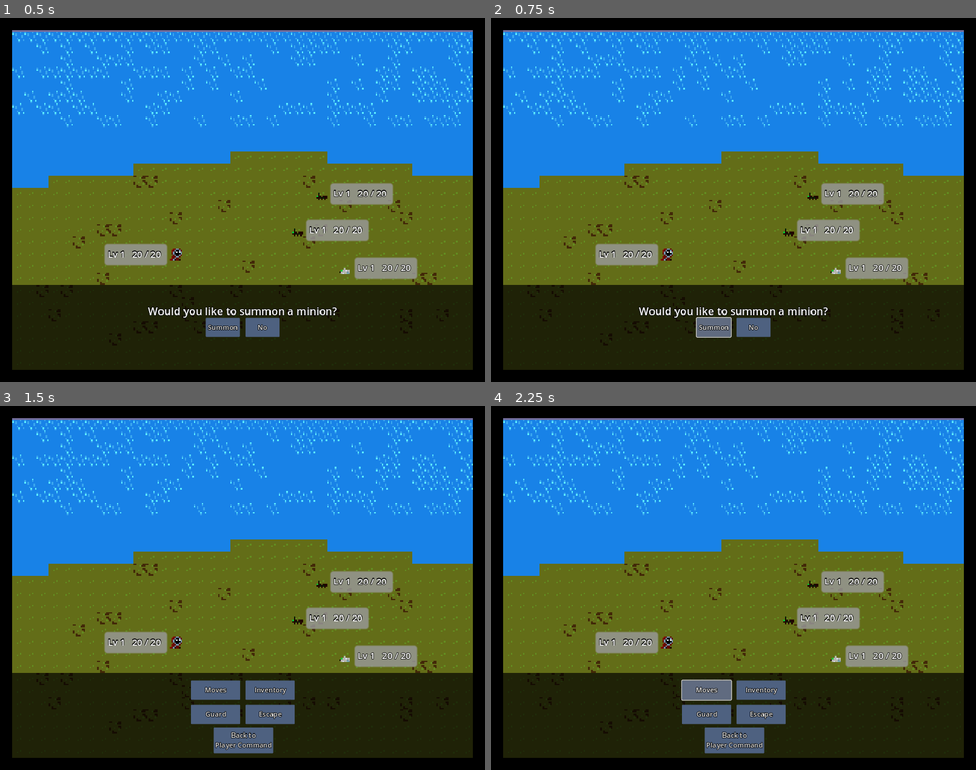
Above: before the commit, frames 1-4 (two rows, left to right).
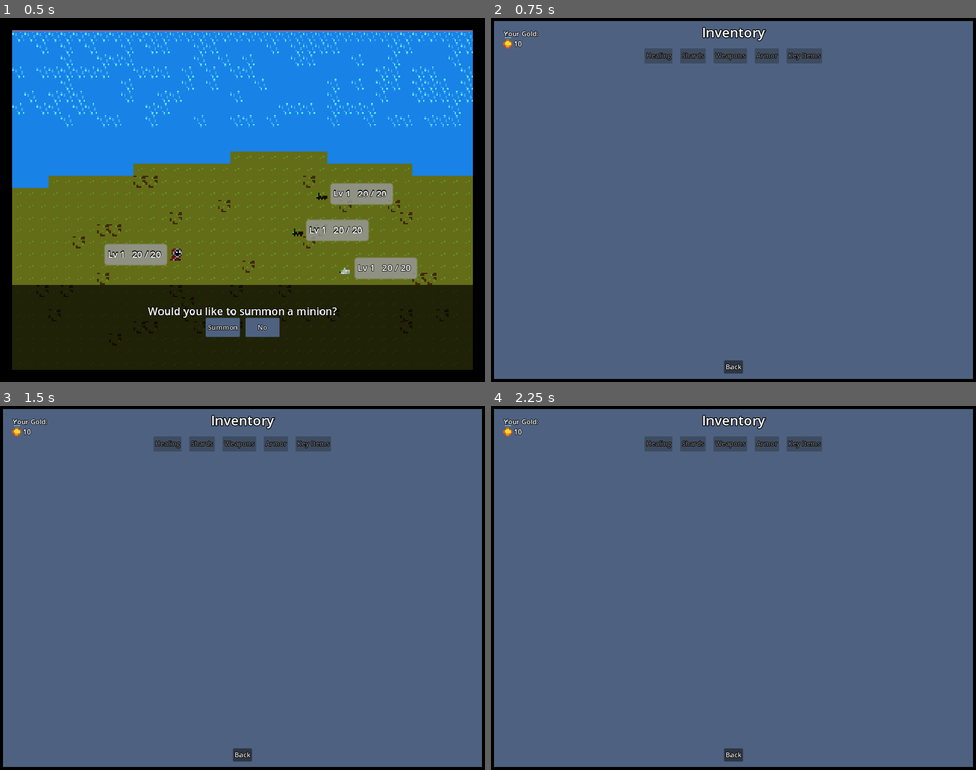
Above: after the commit, the same moments.

Repository: 123outerme/Shards-of-Grandeur
Game: Godot game, scene res://GameScenes/Battle.tscn
Same seed, same stepped clock (60 frames per second), same inputs: the game is played once before the commit and once after it. This scene is started directly instead of the project's main scene.
Inputs (mouse positions are in pixels of both pictures, inside the frame that each line leads up to):
- Up to frame 1 (0.5 s): no input
- Up to frame 2 (0.75 s): click "Summon" at 0.5 s
- Up to frame 3 (1.5 s): click "No" at 1.25 s
- Up to frame 4 (2.25 s): click (704, 689) at 2 s, where only the run before the commit has a clickable "Moves"

Frame 1 is identical in both runs. In frame 2, 96% of the frame differs, in the area x 0-100%, y 0-100%; in frame 3, 95%; in frame 4, 95%.

Commit message:
Connecting first few battle UIs

Diff:
--- a/GameScenes/Battle.tscn
+++ b/GameScenes/Battle.tscn
@@ -6,9 +6,9 @@
 [ext_resource type="Theme" uid="uid://dsowi08f2y6iv" path="res://Themes/rootTheme.tres" id="2_u488y"]
 [ext_resource type="Script" path="res://Scripts/Battle/BattleScene/BattleCam.gd" id="4_tdxwi"]
 [ext_resource type="Script" path="res://Scripts/Battle/BattleScene/AllCommands.gd" id="6_60wgx"]
-[ext_resource type="Script" path="res://Scripts/Battle/BattleScene/TextBoxText.gd" id="6_61qkc"]
 [ext_resource type="Theme" uid="uid://c505sel4brci5" path="res://Themes/BattleTextBox/BattleTextBoxMenuTheme.tres" id="6_dm6gn"]
 [ext_resource type="Script" path="res://Scripts/Battle/BattleScene/SummonMenu.gd" id="7_ghrgg"]
+[ext_resource type="Script" path="res://Scripts/Battle/BattleScene/Results.gd" id="9_ul6ls"]
 [ext_resource type="PackedScene" uid="uid://drjv6mqrkwq3n" path="res://Prefabs/UI/Inventory/InventoryPanel.tscn" id="10_4t0i5"]
 
 [sub_resource type="StyleBoxFlat" id="StyleBoxFlat_75ng8"]
@@ -212,11 +212,16 @@
 text = "Back to
 Player Command"
 
-[node name="TextBoxText" type="RichTextLabel" parent="BattleCam/BattleTextBox/TextContainer/MarginContainer"]
+[node name="Results" type="Control" parent="BattleCam/BattleTextBox/TextContainer/MarginContainer"]
+layout_mode = 2
+script = ExtResource("9_ul6ls")
+
+[node name="TextBoxText" type="RichTextLabel" parent="BattleCam/BattleTextBox/TextContainer/MarginContainer/Results"]
 visible = false
 layout_mode = 2
+offset_right = 1204.0
+offset_bottom = 224.0
 text = "This is the battle text box. It should hold a decent amount of information, that being text, controls/buttons/i …(289 unchanged characters)…
-script = ExtResource("6_61qkc")
 
 [node name="UI" type="Node2D" parent="BattleCam"]
 scale = Vector2(0.25, 0.25)
@@ -226,4 +231,6 @@
 position = Vector2(-640, -480)
 inBattle = true
 
+[connection signal="pressed" from="BattleCam/BattleTextBox/TextContainer/MarginContainer/Summon/YesSummon" to="BattleCam/BattleTextBox/TextContainer/MarginContainer/Summon" method="_on_yes_summon_pressed"]
 [connection signal="pressed" from="BattleCam/BattleTextBox/TextContainer/MarginContainer/Summon/NoSummon" to="BattleCam/BattleTextBox/TextContainer/MarginContainer/Summon" method="_on_no_summon_pressed"]
+[connection signal="item_used" from="BattleCam/UI/InventoryPanelNode" to="BattleCam" method="_on_inventory_panel_node_item_used"]
--- a/Scripts/Battle/BattleScene/BattleCam.gd
+++ b/Scripts/Battle/BattleScene/BattleCam.gd
@@ -6,13 +6,14 @@
 
 @onready var summonMenu: SummonMenu = get_node("BattleTextBox/TextContainer/MarginContainer/Summon")
 @onready var allCommands: AllCommands = get_node("BattleTextBox/TextContainer/MarginContainer/AllCommands")
-@onready var textBoxText: RichTextLabel = get_node("BattleTextBox/TextContainer/MarginContainer/TextBoxText")
+@onready var results: Results = get_node("BattleTextBox/TextContainer/MarginContainer/Results")
 
 @onready var inventoryPanel: InventoryMenu = get_node("UI/InventoryPanelNode")
 
 func _ready():
 	summonMenu.battleUI = self
 	allCommands.battleUI = self
+	results.battleUI = self
 
 func set_menu_state(newState: BattleState.Menu):
 	menuState = newState
@@ -22,7 +23,20 @@
 	summonMenu.visible = menuState == BattleState.Menu.SUMMON
 	allCommands.visible = menuState == BattleState.Menu.ALL_COMMANDS
 	allCommands.commandingMinion = commandingMinion
-	textBoxText.visible = menuState == BattleState.Menu.RESULTS
+	results.visible = menuState == BattleState.Menu.RESULTS
 
 func open_inventory(forSummon: bool):
+	inventoryPanel.summoning = forSummon
+	if forSummon:
+		inventoryPanel.lockFilters = true
+		inventoryPanel.selectedFilter = Item.Type.SHARD
 	inventoryPanel.toggle()
+
+func _on_inventory_panel_node_item_used(item: Item):
+	if menuState == BattleState.Menu.SUMMON:
+		pass # TODO: summon
+	if menuState == BattleState.Menu.ITEMS:
+		if commandingMinion:
+			pass # TODO: set minion command
+		else:
+			pass # TODO: set player command
--- a/Scripts/Battle/BattleScene/BattleController.gd
+++ b/Scripts/Battle/BattleScene/BattleController.gd
@@ -18,26 +18,18 @@
 
 	if state.enemyCombatant1 == null: # new battle
 		playerCombatant.combatant = PlayerResources.playerInfo.combatant
-		playerCombatant.leftSide = true
-		playerCombatant.spriteFacesRight = true
-		playerCombatant.role = CombatantNode.Role.ALLY
-
 		minionCombatant.combatant = null
-		minionCombatant.leftSide = true
-		minionCombatant.role = CombatantNode.Role.ALLY
 
 		if PlayerResources.playerInfo.encounteredName == null or PlayerResources.playerInfo.encounteredName == '':
 			PlayerResources.playerInfo.encounteredName = 'ant' # TEMP failsafe - could be improved?
 
 		enemyCombatant1.combatant = Combatant.load_combatant_resource(PlayerResources.playerInfo.encounteredName).copy()
-		enemyCombatant1.role = CombatantNode.Role.ENEMY
 
 		var eCombatant2Idx: int = WeightedThing.pick_item(enemyCombatant1.combatant.teamTable)
 		if enemyCombatant1.combatant.teamTable[eCombatant2Idx].string != '':
 			enemyCombatant2.combatant = Combatant.load_combatant_resource(enemyCombatant1.combatant.teamTable[eCombatant2Idx].string).copy()
 		else:
 			enemyCombatant2.combatant = null
-		enemyCombatant2.role = CombatantNode.Role.ENEMY
 
 		var eCombatant3Idx: int = WeightedThing.pick_item(enemyCombatant1.combatant.teamTable)
 		if enemyCombatant1.combatant.teamTable[eCombatant3Idx].string != '':
@@ -45,13 +37,23 @@
 		else:
 			enemyCombatant3.combatant = null
 		enemyCombatant3.leftSide = false
-		enemyCombatant3.role = CombatantNode.Role.ENEMY
 	else:
 		playerCombatant.combatant = state.playerCombatant
 		minionCombatant.combatant = state.minionCombatant
 		enemyCombatant1.combatant = state.enemyCombatant1
 		enemyCombatant2.combatant = state.enemyCombatant2
 		enemyCombatant3.combatant = state.enemyCombatant3
+
+	playerCombatant.leftSide = true
+	playerCombatant.spriteFacesRight = true
+	playerCombatant.role = CombatantNode.Role.ALLY
+
+	minionCombatant.leftSide = true
+	minionCombatant.role = CombatantNode.Role.ALLY
+
+	enemyCombatant1.role = CombatantNode.Role.ENEMY
+	enemyCombatant2.role = CombatantNode.Role.ENEMY
+	enemyCombatant3.role = CombatantNode.Role.ENEMY
 
 	for node in combatantNodes:
 		node.load_combatant_node()
--- /dev/null
+++ b/Scripts/Battle/BattleScene/Results.gd
@@ -0,0 +1,13 @@
+extends Control
+class_name Results
+
+var battleUI: BattleUI = null
+
+@onready var textBoxText: RichTextLabel = get_node("TextBoxText")
+
+# Called when the node enters the scene tree for the first time.
+func _ready():
+	pass # Replace with function body.
+
+func show_text(newText: String):
+	textBoxText.text = newText
--- a/Scripts/Battle/BattleScene/SummonMenu.gd
+++ b/Scripts/Battle/BattleScene/SummonMenu.gd
@@ -7,5 +7,8 @@
 func _ready():
 	pass # Replace with function body.
 
+func _on_yes_summon_pressed():
+	battleUI.open_inventory(true)
+
 func _on_no_summon_pressed():
 	battleUI.set_menu_state(BattleState.Menu.ALL_COMMANDS)
--- a/Scripts/Battle/BattleScene/TextBoxText.gd
+++ /dev/null
@@ -1,9 +0,0 @@
-extends RichTextLabel
-class_name TextBoxText
-
-# Called when the node enters the scene tree for the first time.
-func _ready():
-	pass # Replace with function body.
-
-func show_text(newText: String):
-	text = newText
--- a/Scripts/Battle/Combatant.gd
+++ b/Scripts/Battle/Combatant.gd
@@ -60,3 +60,26 @@
 		dropTable,
 		innateStatCategories,
 	)
+
+func level_up_nonplayer(newLv: int):
+	var lvDiff: int = newLv - stats.level
+	if lvDiff > 0:
+		stats.level_up(lvDiff)
+		# if there are innate stat categories to allocate to
+		if len(innateStatCategories) > 0:
+			while stats.statPts > 0:
+				# randomly allocate stats to the innate stat categories
+				var randomCategory: Stats.Category = innateStatCategories[randi_range(0, len(innateStatCategories))]
+				if randomCategory == Stats.Category.PHYS_ATK:
+					stats.physAttack += 1
+				if randomCategory == Stats.Category.MAGIC_ATK:
+					stats.magicAttack += 1
+				if randomCategory == Stats.Category.RESISTANCE:
+					stats.resistance += 1
+				if randomCategory == Stats.Category.AFFINITY:
+					stats.affinity += 1
+				if randomCategory == Stats.Category.SPEED:
+					stats.speed += 1
+				stats.statPts -= 1
+	else:
+		print("level up nonplayer err: level diff is negative")
--- a/Scripts/Menus/InventoryPanel/InventoryMenu.gd
+++ b/Scripts/Menus/InventoryPanel/InventoryMenu.gd
@@ -1,5 +1,7 @@
 extends Node2D
 class_name InventoryMenu
+
+signal item_used(item: Item)
 
 @export_category("InventoryPanel - Filters")
 @export var selectedFilter: Item.Type = Item.Type.ALL
@@ -97,11 +99,13 @@
 	PlayerResources.inventory.add_item(slot.item)
 	PlayerResources.playerInfo.gold -= slot.item.cost
 	shopInventory.trash_item(slot)
+	load_inventory_panel()
 
 func sell_item(slot: InventorySlot):
 	PlayerResources.inventory.trash_item(slot)
 	PlayerResources.playerInfo.gold += slot.item.cost
 	shopInventory.add_item(slot.item)
+	load_inventory_panel()
 
 func view_item_details(slot: InventorySlot):
 	backButton.disabled = true
--- a/Scripts/Menus/InventoryPanel/InventorySlotPanel.gd
+++ b/Scripts/Menus/InventoryPanel/InventorySlotPanel.gd
@@ -56,6 +56,7 @@
 
 func _on_use_button_pressed():
 	PlayerResources.inventory.use_item(inventorySlot.item, null) # TODO pick target
+	inventoryMenu.item_used.emit(inventorySlot.item)
 	inventoryMenu.load_inventory_panel() # rebuild the whole menu - item slot might have been all used up
 
 func _on_equip_button_pressed():
@@ -73,11 +74,9 @@
 
 func _on_buy_button_pressed():
 	inventoryMenu.buy_item(inventorySlot)
-	inventoryMenu.load_inventory_panel() # rebuild the whole menu - item slot may be all gone
 
 func _on_sell_button_pressed():
 	inventoryMenu.sell_item(inventorySlot)
-	inventoryMenu.load_inventory_panel() # rebuild the whole menu - item slot may be all gone
 
 func _on_details_button_pressed():
 	inventoryMenu.view_item_details(inventorySlot)
